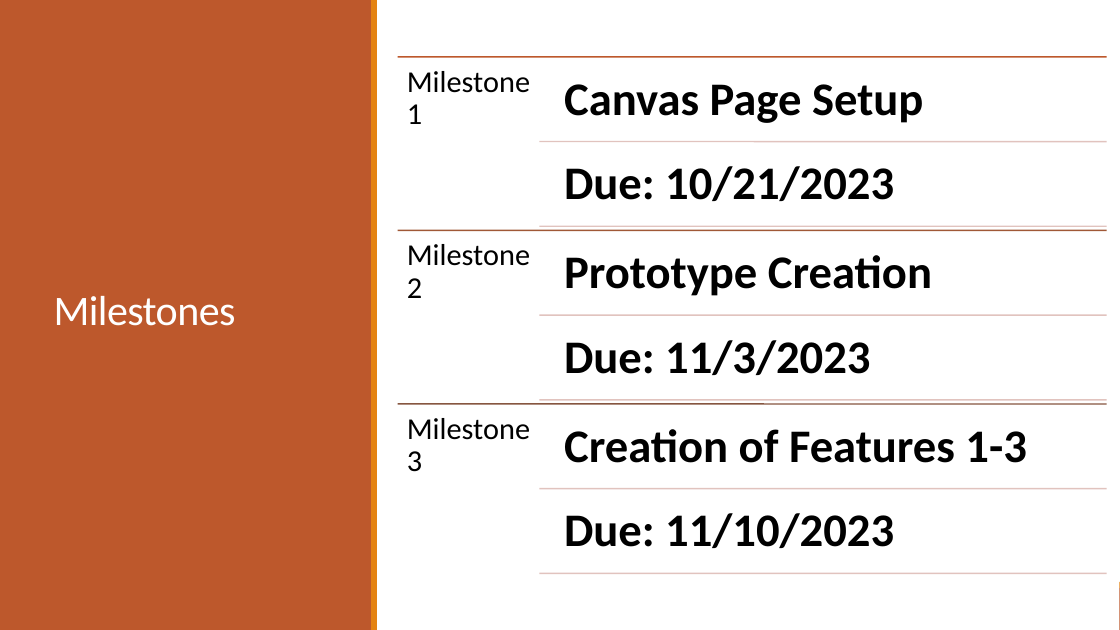
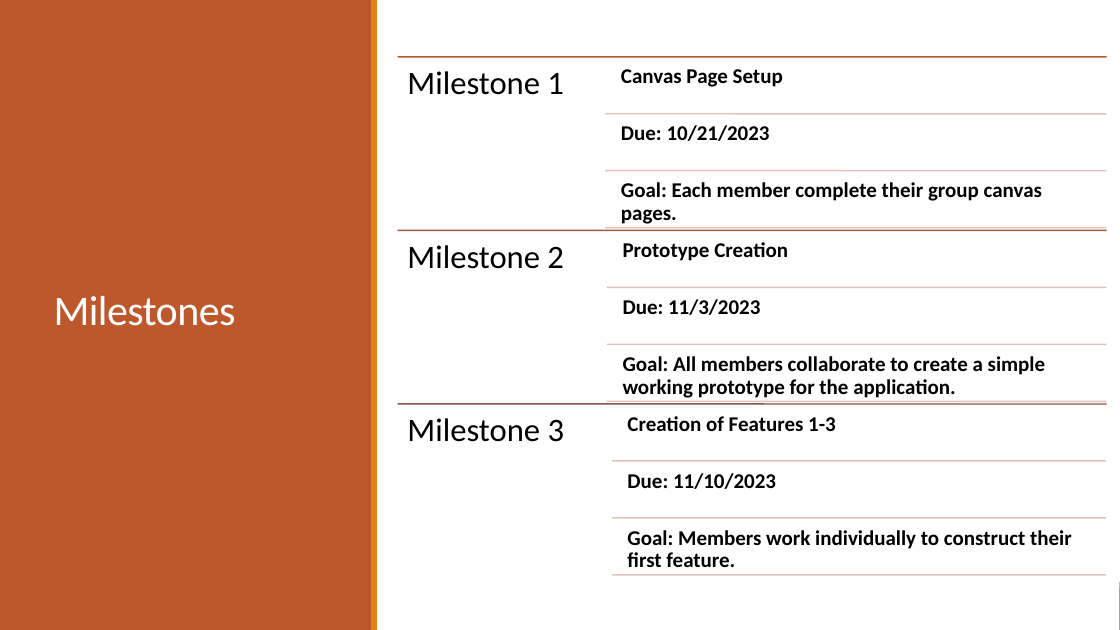
Before and after one commit to jibunorp2/ASE456-Group-Project, a slide deck: slide 6 of docs/presentation/PowerRangers_presentation1.pptx (slide 5 before the commit). Drawn at 1120x630 pixels with LibreOffice and Linux fonts; fonts in the diff are those of the drawing. Boxes give left, top, right and bottom in pixels: in the first picture for what was removed or moved away, otherwise in the second. Text is boxed around its words. In the diff, an @@ line names an element or a change of style, - is before the commit and + after.

Commit message:
working prototype

```diff
--- a/docs/presentation/PowerRangers_presentation1.pptx
+++ b/docs/presentation/PowerRangers_presentation1.pptx
@@ text "Canvas Page Setup": place and size @@
-text "Canvas Page Setup" at bbox=[564, 84, 923, 123]
+text "Canvas Page Setup" at bbox=[621, 69, 783, 87]
@@ line moved from (539, 142) - (1107, 142) to (606, 113) - (1107, 113) @@
@@ text "Due: 10/21/2023": place and size @@
-text "Due: 10/21/2023" at bbox=[564, 166, 894, 201]
+text "Due: 10/21/2023" at bbox=[621, 125, 770, 141]
@@ line moved from (539, 226) - (1107, 226) to (606, 228) - (1107, 228) @@
@@ text "Prototype Creation": place and size @@
-text "Prototype Creation" at bbox=[564, 255, 932, 296]
+text "Prototype Creation" at bbox=[623, 242, 788, 261]
@@ line moved from (539, 315) - (1107, 315) to (607, 287) - (1107, 287) @@
@@ text "Due: 11/3/2023": place and size @@
-text "Due: 11/3/2023" at bbox=[564, 340, 870, 375]
+text "Due: 11/3/2023" at bbox=[623, 299, 760, 315]
@@ size 26 to 28 pt in 3 elements at bbox=[407, 71, 564, 95], bbox=[407, 245, 564, 269], bbox=[407, 418, 565, 442] @@
@@ line moved from (539, 400) - (1107, 400) to (607, 402) - (1107, 402) @@
@@ text "Creation of Features 1-3": place and size @@
-text "Creation of Features 1-3" at bbox=[564, 429, 1026, 463]
+text "Creation of Features 1-3" at bbox=[627, 416, 836, 431]
@@ line moved from (539, 489) - (1107, 489) to (612, 461) - (1107, 461) @@
@@ size 40 to 18 pt; less space between paragraphs in 6 elements at bbox=[621, 69, 783, 87], bbox=[623, 242, 788, 261], bbox=[627, 416, 836, 431], bbox=[621, 125, 770, 141], bbox=[623, 299, 760, 315], bbox=[627, 473, 776, 489] @@
@@ text "Due: 11/10/2023": place and size @@
-text "Due: 11/10/2023" at bbox=[564, 513, 894, 548]
+text "Due: 11/10/2023" at bbox=[627, 473, 776, 489]
@@ group added at bbox=[606, 171, 1107, 567]: 3 lines, 3 texts @@
+Goal: Each member complete their group canvas pages.
+Goal: All members collaborate to create a simple working prototype for the application.
+Goal: Members work individually to construct their first feature.
@@ line moved from (539, 574) - (1107, 574) to (612, 575) - (1107, 575) @@
```
Also in this commit, not shown: 4 other slides changed, 1 slide added, 3 other files.
